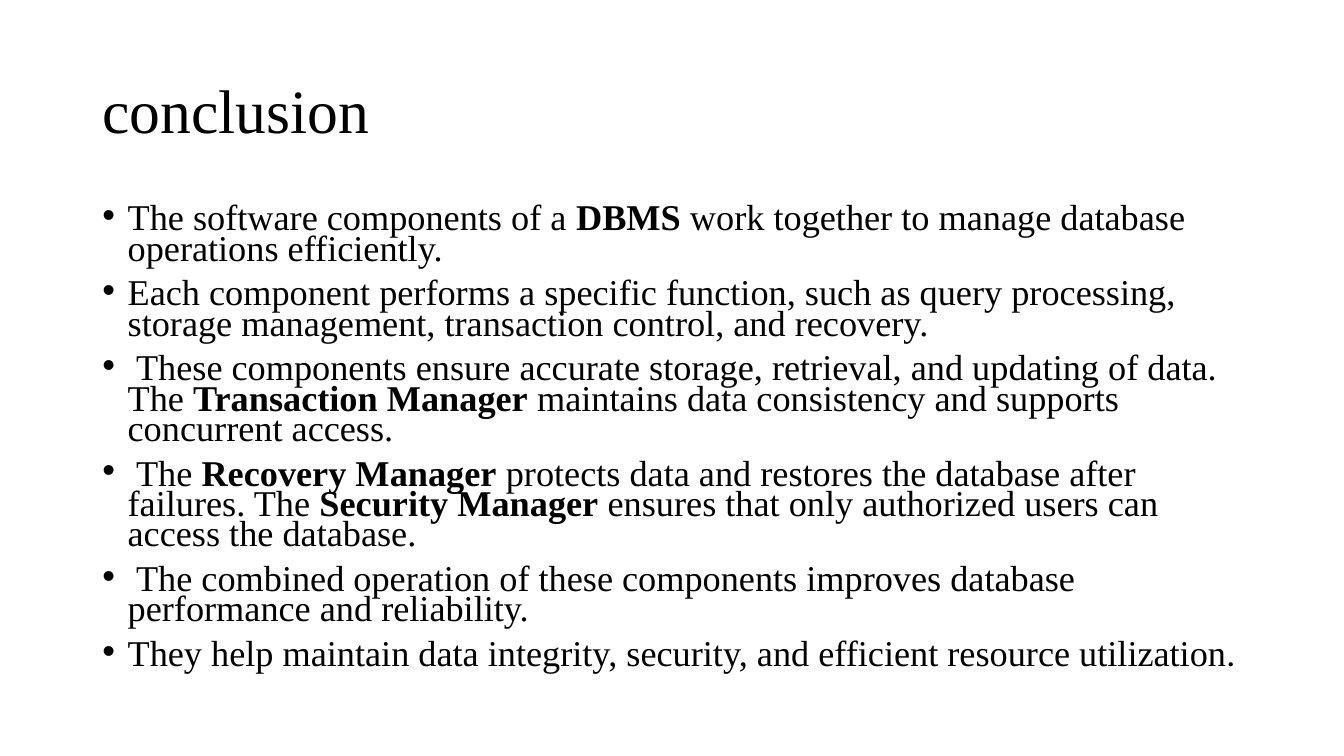
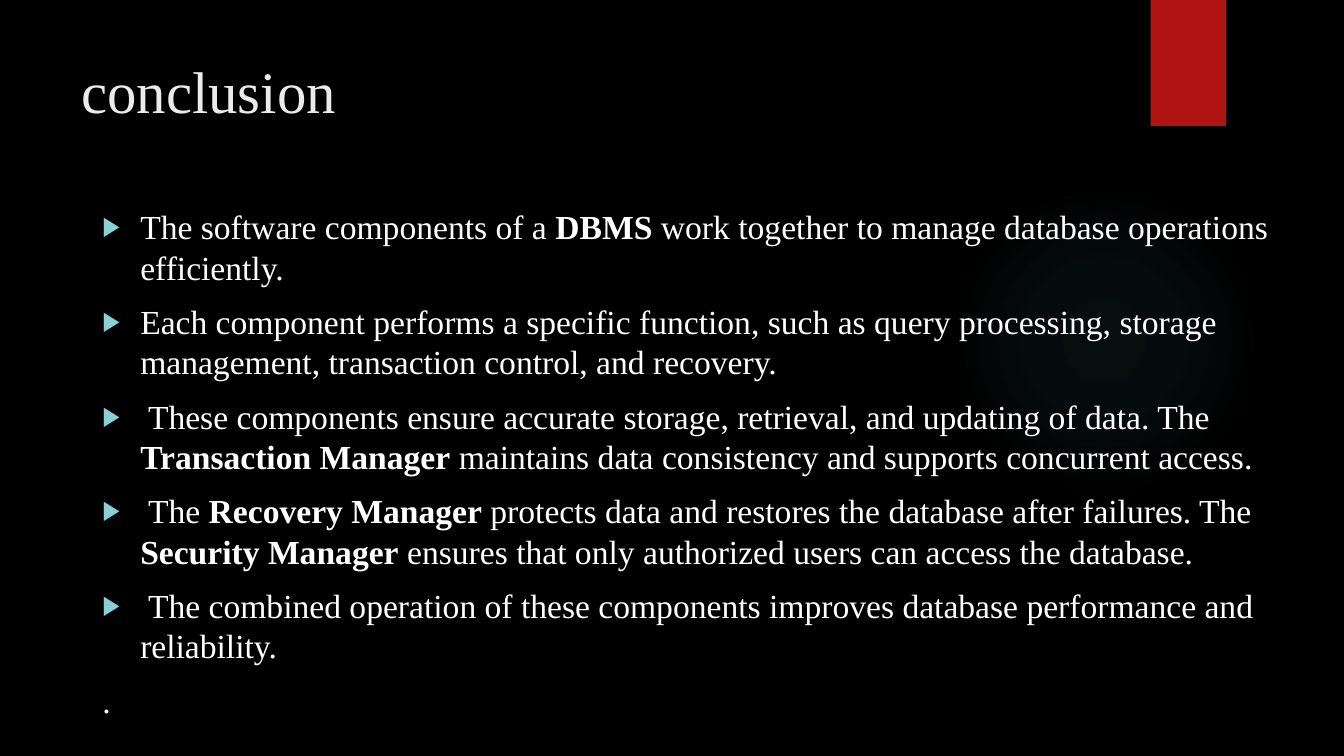
Before and after one commit to priyasiddapu-create/csa-0504-dbms, a slide deck: slide 16 of dbms ppt.pptx. Drawn at 1344x756 pixels with LibreOffice and Linux fonts; fonts in the diff are those of the drawing; background and template pictures are left out. Boxes give left, top, right and bottom in pixels: in the first picture for what was removed or moved away, otherwise in the second. Text is boxed around its words. In the diff, an @@ line names an element or a change of style, - is before the commit and + after.

```diff
--- a/dbms ppt.pptx
+++ b/dbms ppt.pptx
@@ background #FFFFFF to picture (left out) @@
@@ rectangle added at (x1=1150, y1=0, x2=1226, y2=126), fill #B01513 @@
@@ title "conclusion" moved from (x1=102, y1=90, x2=369, y2=134) to (x1=81, y1=72, x2=336, y2=114) @@
@@ title "conclusion" at (x1=81, y1=72, x2=336, y2=114): size 44 to 42 pt, text colour #000000 to #EBEBEB; line spacing 0.9 to 1; vertical alignment middle to top @@
@@ ellipse added at (x1=949, y1=185, x2=1259, y2=495), fill gradient #50B9C1 @@
@@ text at (x1=140, y1=215, x2=1268, y2=665): size 25.9 to 24 pt, text colour #000000 to #FFFFFF; bullet • to ▶; line spacing 0.7 to 1 @@
@@ text at (x1=128, y1=640, x2=1234, y2=673): text changed; size 25.9 to 24 pt; text colour #000000 to #FFFFFF @@
-• They help maintain data integrity, security, and efficient resource utilization.
+.
```
Also in this commit, not shown: 19 other slides changed, 1 slide added.
